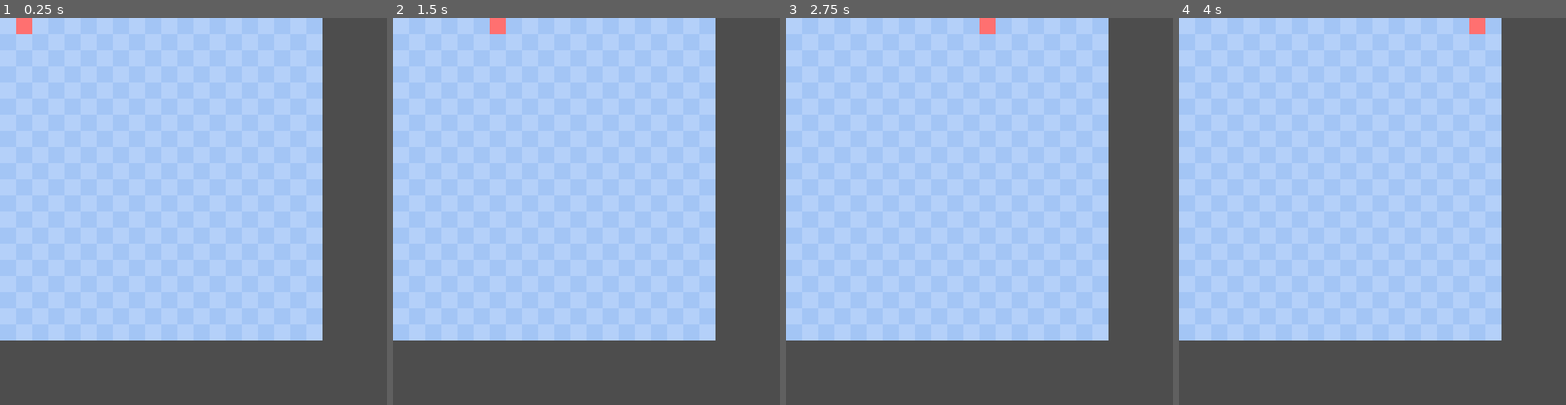
Above: before the commit, frames 1-4 (left to right).
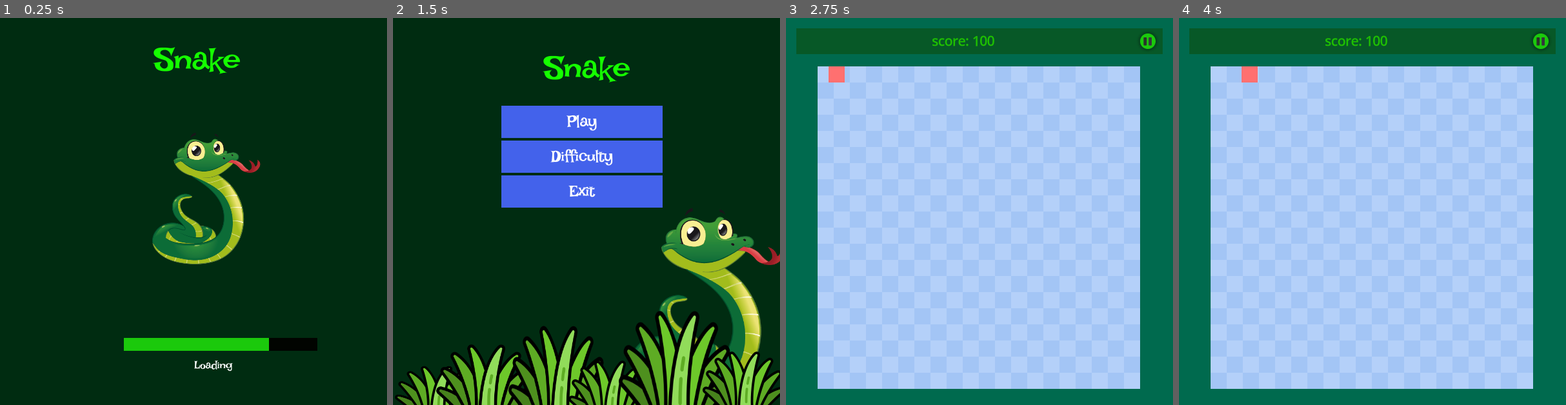
Above: after the commit, the same moments.

Repository: krabhi1/snake
Game: Godot game, scene res://loading.tscn
Same seed, same stepped clock (60 frames per second), same inputs: the game is played once before the commit and once after it. Before the commit the project starts from res://playground.tscn.
Inputs (mouse positions are in pixels of both pictures, inside the frame that each line leads up to):
- Up to frame 1 (0.25 s): no input
- Up to frame 2 (1.5 s): click (582, 157) at 0.5 s, where only the run after the commit has a clickable "Difficulty"; click (721, 107) at 1.25 s, where only the run after the commit has a clickable "X"
- Up to frame 3 (2.75 s): click (975, 122) at 2 s, where only the run after the commit has a clickable "Play"
- Up to frame 4 (4 s): click (1542, 41) at 2.77 s; click (1504, 95) at 3.5 s, where only the run after the commit has a clickable "X"

The runs differ from the first frame. In frame 1, 100% of the frame differs, in the area x 0-100%, y 0-100%; in frame 2, 100%; in frame 3, 47%; in frame 4, 47%.

Commit message:
connect screen and dialog

Diff:
--- /dev/null
+++ b/Global.gd
@@ -0,0 +1,20 @@
+extends  Node
+
+var speed=1; # 5 cells per second
+var score=0;
+var highscore=0;
+
+
+func changeScene(path: String) -> void:
+	get_tree().change_scene_to_file(path)
+
+
+#exit the game
+func exit() -> void:
+	get_tree().quit()
+
+
+func setScore(newScore: int) -> void:
+	score = newScore
+	if score > highscore:
+		highscore = score
--- a/difficulty_dialog.gd
+++ b/difficulty_dialog.gd
@@ -8,6 +8,7 @@
 
 # Called every frame. 'delta' is the elapsed time since the previous frame.
 func _process(delta: float) -> void:
+
 	pass
 
 
@@ -15,3 +16,11 @@
 	#hide
 	visible = false
 	pass # Replace with function body.
+
+
+func _on_h_slider_value_changed(value:float) -> void:
+	#value [0,100]
+	var _speed=remap(value,0,100,0,1)
+	Global.speed=_speed
+	print("speed:",Global.speed)
+	pass # Replace with function body.
--- a/difficulty_dialog.tscn
+++ b/difficulty_dialog.tscn
@@ -116,7 +116,6 @@
 theme_override_styles/slider = SubResource("StyleBoxFlat_2320w")
 theme_override_styles/grabber_area = SubResource("StyleBoxFlat_f6qrf")
 theme_override_styles/grabber_area_highlight = SubResource("StyleBoxFlat_f6qrf")
-value = 50.0
 
 [node name="Label2" type="Label" parent="HBoxContainer"]
 layout_mode = 2
@@ -140,4 +139,5 @@
 theme_override_styles/normal = SubResource("StyleBoxFlat_4y46a")
 text = "X"
 
+[connection signal="value_changed" from="HBoxContainer/HSlider" to="." method="_on_h_slider_value_changed"]
 [connection signal="pressed" from="Button" to="." method="_on_button_pressed"]
--- /dev/null
+++ b/game.gd
@@ -0,0 +1,22 @@
+extends Node
+
+
+
+
+func pause() -> void:
+	pass
+
+func resume() -> void:
+	pass
+
+func restart() -> void:
+
+	pass
+
+
+
+
+func _on_option_pressed() -> void:
+	pause()
+	$GameOptionDialog.visible = true
+	pass # Replace with function body.
--- a/game.tscn
+++ b/game.tscn
@@ -1,7 +1,8 @@
-[gd_scene load_steps=7 format=3 uid="uid://bxj83hxxcdb5n"]
+[gd_scene load_steps=8 format=3 uid="uid://bxj83hxxcdb5n"]
 
 [ext_resource type="Texture2D" uid="uid://bm5xwhj6iidm8" path="res://assets/menu_button.png" id="1_3gli0"]
 [ext_resource type="PackedScene" uid="uid://bpcxet2et6f8q" path="res://playground.tscn" id="1_juge5"]
+[ext_resource type="Script" path="res://game.gd" id="1_miqks"]
 [ext_resource type="PackedScene" uid="uid://dbadm1n3hum2t" path="res://game_option_dialog.tscn" id="3_5fcsb"]
 [ext_resource type="PackedScene" uid="uid://dpyvv2tda5fal" path="res://game_over_dialog.tscn" id="4_0xe6x"]
 
@@ -12,6 +13,7 @@
 [sub_resource type="StyleBoxEmpty" id="StyleBoxEmpty_d5hbg"]
 
 [node name="Game" type="Node"]
+script = ExtResource("1_miqks")
 
 [node name="UI" type="Control" parent="."]
 layout_mode = 3
@@ -51,14 +53,14 @@
 grow_horizontal = 2
 grow_vertical = 2
 
-[node name="Label2" type="Label" parent="UI/Header/HBoxContainer"]
+[node name="score" type="Label" parent="UI/Header/HBoxContainer"]
 layout_mode = 2
 size_flags_horizontal = 3
 text = "score: 100"
 label_settings = SubResource("LabelSettings_y8hf1")
 horizontal_alignment = 1
 
-[node name="Button" type="Button" parent="UI/Header/HBoxContainer"]
+[node name="Option" type="Button" parent="UI/Header/HBoxContainer"]
 layout_mode = 2
 theme_override_styles/focus = SubResource("StyleBoxEmpty_d5hbg")
 icon = ExtResource("1_3gli0")
@@ -80,3 +82,5 @@
 offset_top = 115.0
 offset_right = 505.0
 offset_bottom = 426.0
+
+[connection signal="pressed" from="UI/Header/HBoxContainer/Option" to="." method="_on_option_pressed"]
--- a/game_option_dialog.gd
+++ b/game_option_dialog.gd
@@ -1 +1,31 @@
 extends Panel
+
+signal resume;
+signal restart;
+signal dialog_close;
+
+
+func _on_main_menu_pressed() -> void:
+	Global.changeScene("res://main.tscn")
+	pass # Replace with function body.
+
+
+func _on_exit_pressed() -> void:
+	Global.exit()
+	pass # Replace with function body.
+
+
+func _on_close_pressed() -> void:
+	dialog_close.emit()
+	hide()
+	pass # Replace with function body.
+
+
+func _on_resume_pressed() -> void:
+	resume.emit()
+	hide()
+
+
+func _on_restart_pressed() -> void:
+	restart.emit()
+	hide()
--- a/game_option_dialog.tscn
+++ b/game_option_dialog.tscn
@@ -65,7 +65,7 @@
 text = "Paused"
 label_settings = SubResource("LabelSettings_nkbnn")
 
-[node name="Button" type="Button" parent="."]
+[node name="Close" type="Button" parent="."]
 custom_minimum_size = Vector2(40, 40)
 layout_mode = 1
 anchors_preset = 1
@@ -126,4 +126,8 @@
 theme_override_font_sizes/font_size = 24
 text = "Exit"
 
-[connection signal="pressed" from="Button" to="." method="_on_button_pressed"]
+[connection signal="pressed" from="Close" to="." method="_on_close_pressed"]
+[connection signal="pressed" from="VBoxContainer/Resume" to="." method="_on_resume_pressed"]
+[connection signal="pressed" from="VBoxContainer/Restart" to="." method="_on_restart_pressed"]
+[connection signal="pressed" from="VBoxContainer/Main menu" to="." method="_on_main_menu_pressed"]
+[connection signal="pressed" from="VBoxContainer/Exit" to="." method="_on_exit_pressed"]
--- a/loading.gd
+++ b/loading.gd
@@ -1,20 +1,29 @@
 extends Control
 
-var progress=0
-# Called when the node enters the scene tree for the first time.
 func _ready() -> void:
 	pass # Replace with function body.
 
 
 # Called every frame. 'delta' is the elapsed time since the previous frame.
 func _process(_delta: float) -> void:
-	setProgress(progress)
-	progress+=1
+	$ProgressBar.value+=5
+	Global.speed+=1
+	print("Speed: ",Global.speed)
 	pass
 
-func setProgress(percentage:float):
-	#constrain b/w 0 to 300
-	percentage=clamp(percentage,0,100)
-	var max_size=$ProgressBar.size.x
-	var width=max_size*percentage/100
-	$ProgressBar/Bar.size.x=width
+# func setProgress(percentage:float):
+# 	#constrain b/w 0 to 300
+# 	percentage=clamp(percentage,0,100)
+# 	var max_size=$ProgressBar.size.x
+# 	var width=max_size*percentage/100
+# 	$ProgressBar/Bar.size.x=width
+
+
+
+func _on_progress_bar_value_changed(value:float) -> void:
+	print("Value changed to: ",value)
+	if value==100:
+		#TODO: wait for 1 sec
+		#goto next scene
+		Global.changeScene("res://main.tscn")
+	pass # Replace with function body.
--- a/loading.tscn
+++ b/loading.tscn
@@ -12,8 +12,14 @@
 
 [sub_resource type="LabelSettings" id="LabelSettings_boec5"]
 font = ExtResource("1_plak4")
-font_size = 20
 shadow_size = 0
+
+[sub_resource type="StyleBoxFlat" id="StyleBoxFlat_rfk70"]
+bg_color = Color(0.00392157, 0.0156863, 0, 1)
+
+[sub_resource type="StyleBoxFlat" id="StyleBoxFlat_r3p2l"]
+bg_color = Color(0.105882, 0.788235, 0.0470588, 1)
+corner_detail = 1
 
 [node name="Loading" type="Control"]
 layout_mode = 3
@@ -41,10 +47,10 @@
 
 [node name="Label2" type="Label" parent="."]
 layout_mode = 0
-offset_left = 264.0
-offset_top = 488.0
-offset_right = 338.0
-offset_bottom = 512.0
+offset_left = 301.0
+offset_top = 529.0
+offset_right = 375.0
+offset_bottom = 554.0
 text = "Loading"
 label_settings = SubResource("LabelSettings_boec5")
 
@@ -53,16 +59,15 @@
 scale = Vector2(0.421667, 0.421667)
 texture = ExtResource("1_r3y11")
 
-[node name="ProgressBar" type="ColorRect" parent="."]
+[node name="ProgressBar" type="ProgressBar" parent="."]
 layout_mode = 0
-offset_left = 176.0
-offset_top = 456.0
-offset_right = 476.0
-offset_bottom = 476.0
-color = Color(0.00392157, 0.0156863, 0, 1)
+offset_left = 192.0
+offset_top = 496.0
+offset_right = 492.0
+offset_bottom = 516.0
+theme_override_styles/background = SubResource("StyleBoxFlat_rfk70")
+theme_override_styles/fill = SubResource("StyleBoxFlat_r3p2l")
+rounded = true
+show_percentage = false
 
-[node name="Bar" type="ColorRect" parent="ProgressBar"]
-layout_mode = 0
-offset_right = 200.0
-offset_bottom = 20.0
-color = Color(0.105882, 0.788235, 0.0470588, 1)
+[connection signal="value_changed" from="ProgressBar" to="." method="_on_progress_bar_value_changed"]
--- a/main.gd
+++ b/main.gd
@@ -1,18 +1,13 @@
 extends Control
 
+func _ready() -> void:
+	print("Speed in Main",Global.speed)
 
 func _on_play_pressed() -> void:
-	print("play")
-	pass # Replace with function body.
-
+	Global.changeScene("res://game.tscn")
 
 func _on_difficulty_pressed() -> void:
-	#open the difficulty menu
 	$DifficultyDialog.visible = true
 
-
-	pass # Replace with function body.
-
-
 func _on_exit_pressed() -> void:
-	pass # Replace with function body.
+	Global.exit()
--- a/playground.gd
+++ b/playground.gd
@@ -1,18 +1,21 @@
 extends Node2D
 
+var direction=Vector2(1,0)
+var cellSize=25
 
-# Called when the node enters the scene tree for the first time.
 func _ready() -> void:
 	pass # Replace with function body.
 
 
 # Called every frame. 'delta' is the elapsed time since the previous frame.
 func _process(delta: float) -> void:
+	$head.position+=direction*delta*cellSize
+
 
 	pass
 
 
 func _on_timer_timeout() -> void:
-	$head.position.x+=25
+
 
 	pass # Replace with function body.
--- a/project.godot
+++ b/project.godot
@@ -11,9 +11,13 @@
 [application]
 
 config/name="snake"
-run/main_scene="res://playground.tscn"
+run/main_scene="res://loading.tscn"
 config/features=PackedStringArray("4.3", "GL Compatibility")
 config/icon="res://icon.svg"
+
+[autoload]
+
+Global="*res://Global.gd"
 
 [display]
 
Not shown, added: design/snake.yml
Not shown: 1 places in loading.tscn that only renumber resources
